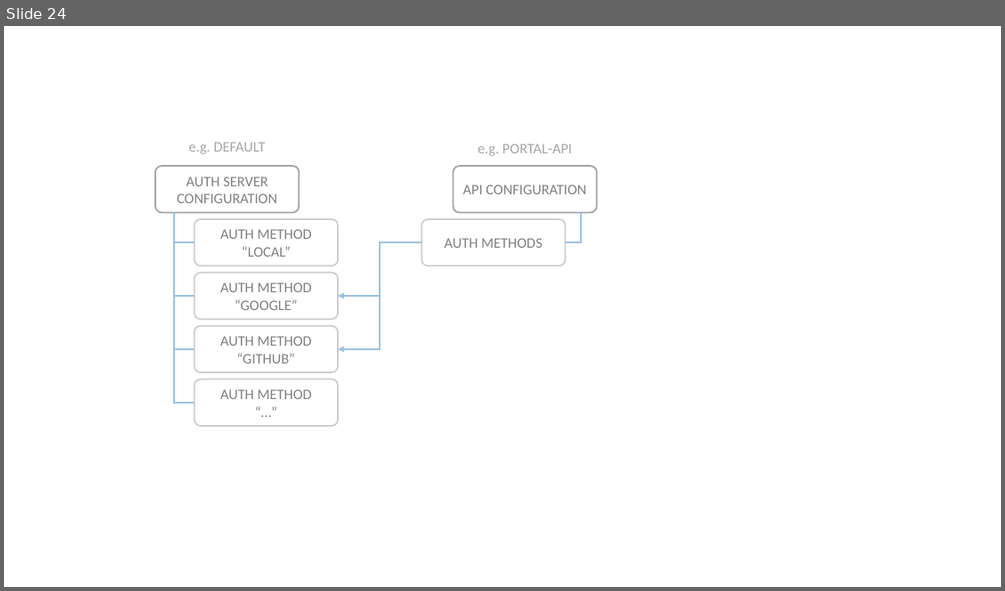
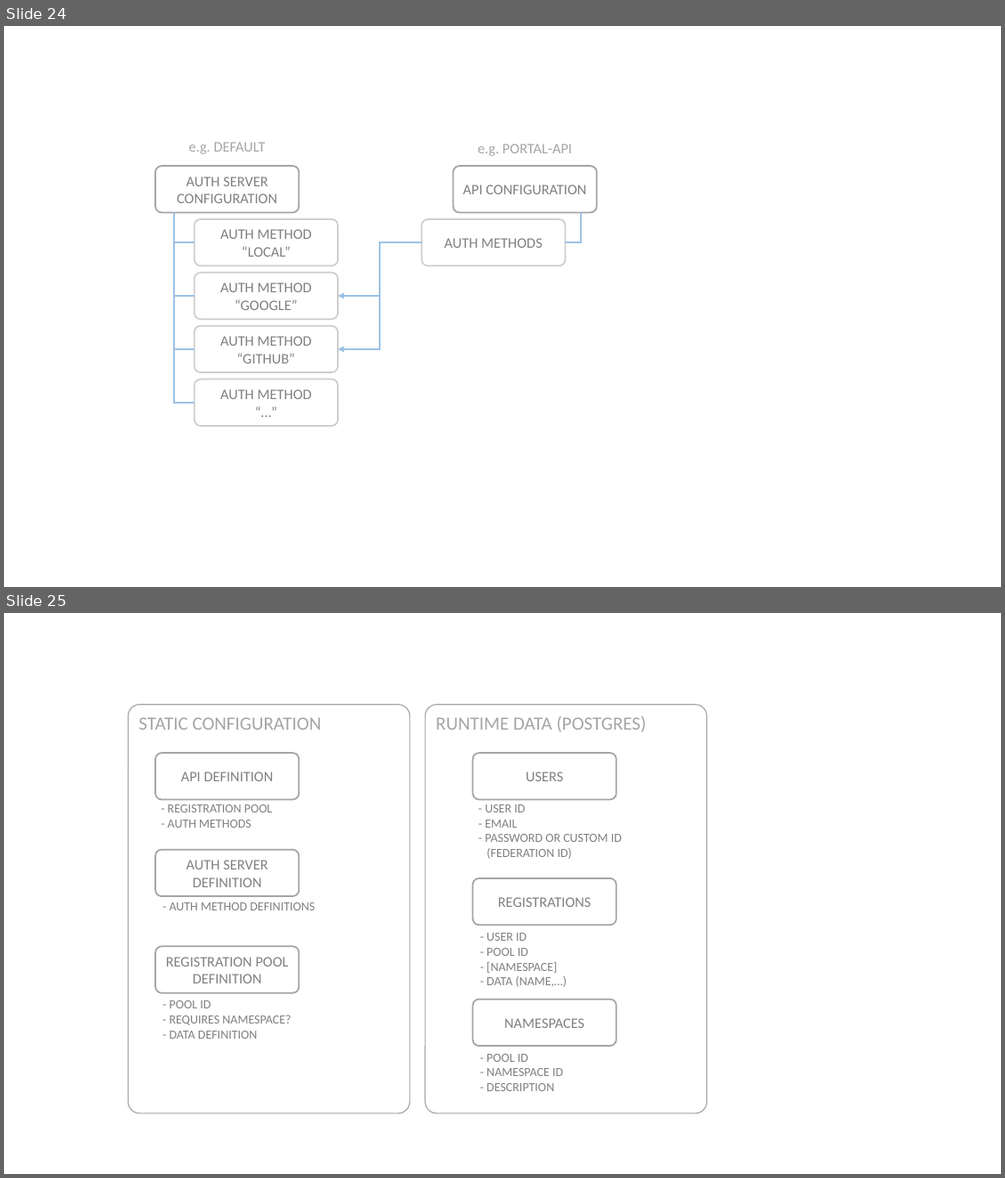
Before and after one commit to Haufe-Lexware/wicked.haufe.io, a slide deck: doc/architecture-illustrations.pptx. Shown one above the other, each under a label of ours: slide 24 before the commit, slides 24 and 25 after it. The pictures are 1005x591 and 1005x1178 pixels, drawn with LibreOffice and Linux fonts; fonts in the diff are those of the drawing. Boxes give left, top, right and bottom in pixels: in the first picture for what was removed or moved away, otherwise in the second. Text is boxed around its words. In the diff, an @@ line names an element or a change of style, - is before the commit and + after.

```diff
--- a/doc/architecture-illustrations.pptx
+++ b/doc/architecture-illustrations.pptx
@@ slide 25 added at (4, 613, 1001, 1174), background #FFFFFF @@
@@ rounded rectangle added at (128, 705, 410, 1113), fill #FFFFFF, outline #A5A5A5 1 pt, 18 pt, text #A5A5A5 @@
+STATIC CONFIGURATION
@@ rounded rectangle added at (425, 705, 707, 1113), fill #FFFFFF, outline #A5A5A5 1 pt, 18 pt, text #A5A5A5 @@
+RUNTIME DATA (POSTGRES)
@@ rounded rectangle added at (155, 753, 299, 799), fill #FFFFFF, outline #A5A5A5 1.5 pt, 14 pt, text #808080 @@
+API DEFINITION
@@ rounded rectangle added at (473, 753, 616, 799), fill #FFFFFF, outline #A5A5A5 1.5 pt, 14 pt, text #808080 @@
+USERS
@@ text added at (168, 804, 273, 827), 12 pt, text #808080 @@
+- REGISTRATION POOL
+- AUTH METHODS
@@ text added at (485, 804, 622, 859), 12 pt, text #808080 @@
+- USER ID
+- EMAIL
+- PASSWORD OR CUSTOM ID
+(FEDERATION ID)
@@ rounded rectangle added at (155, 850, 299, 896), fill #FFFFFF, outline #A5A5A5 1.5 pt, 14 pt, text #808080 @@
+AUTH SERVER DEFINITION
@@ rounded rectangle added at (473, 878, 616, 925), fill #FFFFFF, outline #A5A5A5 1.5 pt, 14 pt, text #808080 @@
+REGISTRATIONS
@@ text added at (170, 902, 315, 910), 12 pt, text #808080 @@
+- AUTH METHOD DEFINITIONS
@@ text added at (486, 933, 566, 987), 12 pt, text #808080 @@
+- USER ID
+- POOL ID
+- [NAMESPACE]
+- DATA (NAME,…)
@@ rounded rectangle added at (155, 947, 299, 993), fill #FFFFFF, outline #A5A5A5 1.5 pt, 14 pt, text #808080 @@
+REGISTRATION POOL DEFINITION
@@ text added at (170, 1000, 291, 1038), 12 pt, text #808080 @@
+- POOL ID
+- REQUIRES NAMESPACE?
+- DATA DEFINITION
@@ rounded rectangle added at (473, 999, 616, 1046), fill #FFFFFF, outline #A5A5A5 1.5 pt, 14 pt, text #808080 @@
+NAMESPACES
@@ text added at (486, 1054, 563, 1091), 12 pt, text #808080 @@
+- POOL ID
+- NAMESPACE ID
+- DESCRIPTION
```
Also in this commit, not shown: 1 other slide added, 1 other file.
